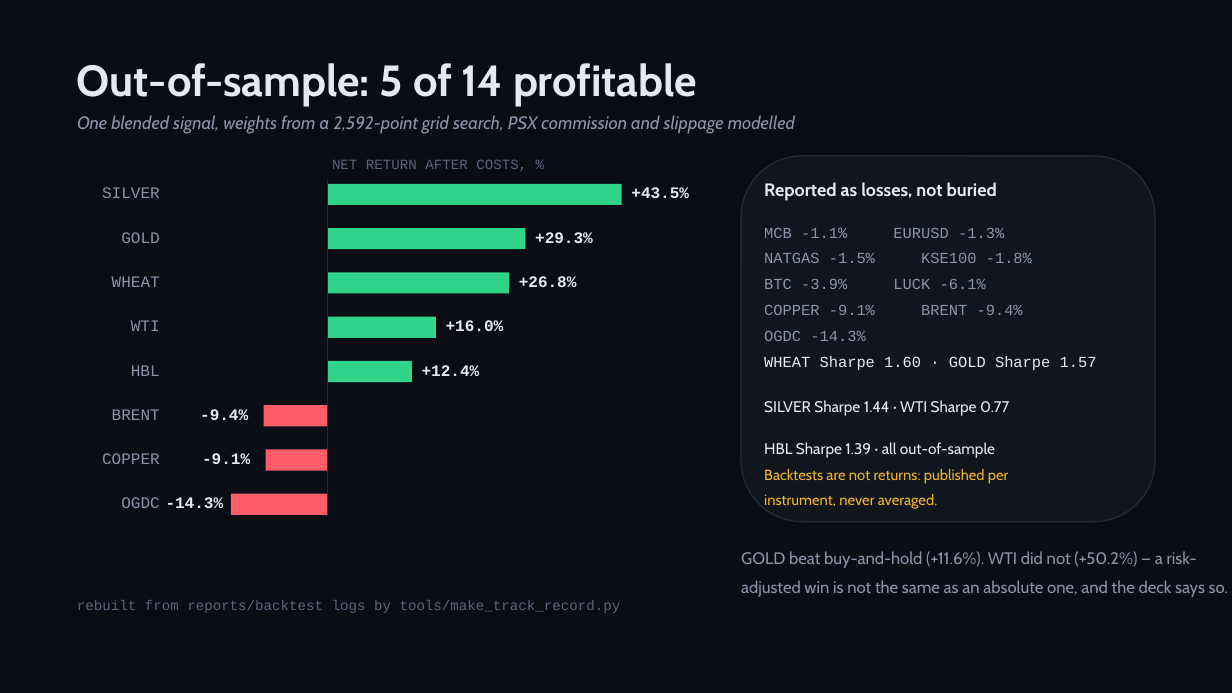
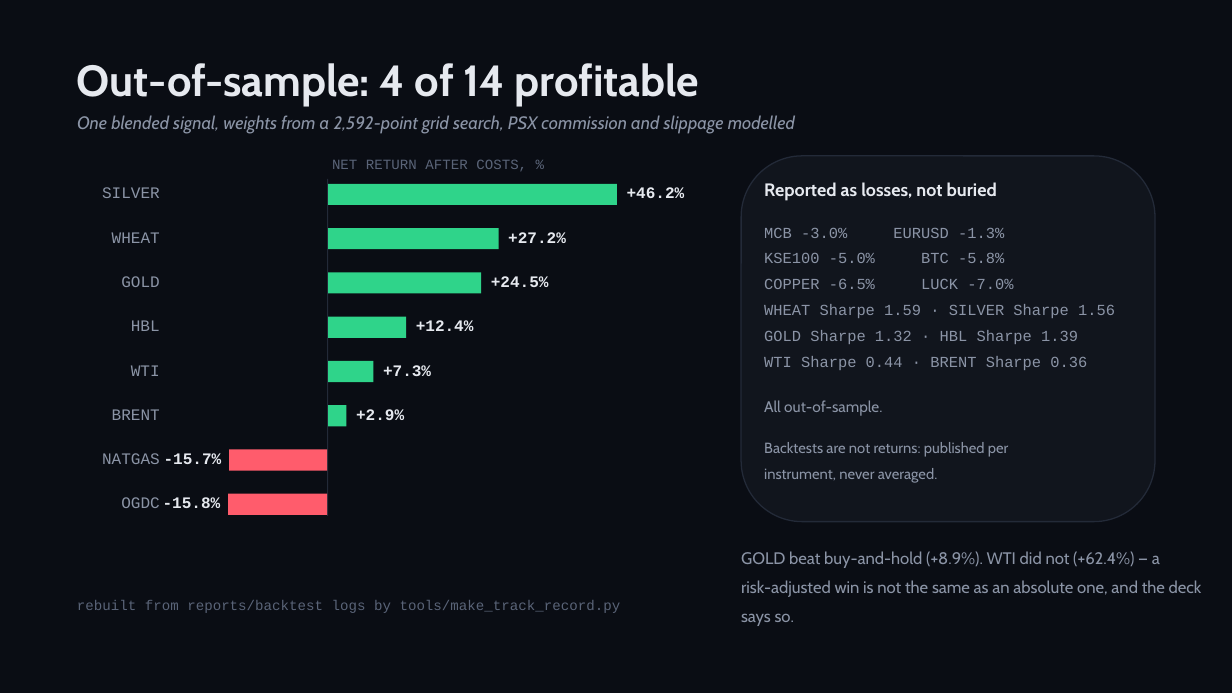
Before and after one commit to zhaider5142009-oss/kairos, a slide deck: slide 4 of docs/investors/KAIROS_Investor_Deck.pptx. Drawn at 1232x693 pixels with LibreOffice and Linux fonts; fonts in the diff are those of the drawing. Boxes give left, top, right and bottom in pixels: in the first picture for what was removed or moved away, otherwise in the second. Text is boxed around its words. In the diff, an @@ line names an element or a change of style, - is before the commit and + after.

```diff
--- a/docs/investors/KAIROS_Investor_Deck.pptx
+++ b/docs/investors/KAIROS_Investor_Deck.pptx
@@ text at [77, 63, 699, 106]: text changed @@
-Out-of-sample: 5 of 14 profitable
+Out-of-sample: 4 of 14 profitable
@@ rectangle: place and size @@
-rectangle at [328, 184, 622, 205]
+rectangle at [328, 184, 616, 205]
@@ text at [627, 187, 685, 198]: text changed @@
-+43.5%
++46.2%
@@ text "WHEAT": place and size @@
-text "WHEAT" at [112, 276, 160, 287]
+text "WHEAT" at [112, 232, 160, 243]
@@ rectangle: place and size @@
-rectangle at [328, 228, 526, 250]
+rectangle at [328, 228, 498, 250]
@@ text at [508, 232, 566, 243]: text changed @@
-+29.3%
++27.2%
@@ text at [764, 228, 1115, 416]: text changed; text colour #E6E9EF to #8B94A6 @@
-MCB -1.1% EURUSD -1.3%
-NATGAS -1.5% KSE100 -1.8%
-BTC -3.9% LUCK -6.1%
-COPPER -9.1% BRENT -9.4%
-OGDC -14.3%
-WHEAT Sharpe 1.60 · GOLD Sharpe 1.57
-SILVER Sharpe 1.44 · WTI Sharpe 0.77
-HBL Sharpe 1.39 · all out-of-sample
+MCB -3.0% EURUSD -1.3%
+KSE100 -5.0% BTC -5.8%
+COPPER -6.5% LUCK -7.0%
+WHEAT Sharpe 1.59 · SILVER Sharpe 1.56
+GOLD Sharpe 1.32 · HBL Sharpe 1.39
+WTI Sharpe 0.44 · BRENT Sharpe 0.36
+All out-of-sample.
@@ text "GOLD": place and size @@
-text "GOLD" at [121, 232, 159, 243]
+text "GOLD" at [121, 276, 159, 287]
@@ rectangle: place and size @@
-rectangle at [328, 273, 509, 294]
+rectangle at [328, 273, 482, 294]
@@ text at [491, 276, 549, 287]: text changed @@
-+26.8%
++24.5%
@@ text "HBL": place and size @@
-text "HBL" at [131, 365, 160, 376]
+text "HBL" at [131, 320, 160, 331]
@@ rectangle: place and size @@
-rectangle at [328, 317, 436, 338]
+rectangle at [328, 317, 406, 338]
@@ text "+12.4%": place and size @@
-text "+12.4%" at [422, 365, 480, 376]
+text "+12.4%" at [416, 320, 474, 331]
@@ text removed at [446, 320, 504, 331] @@
-+16.0%
@@ text "WTI": place and size @@
-text "WTI" at [131, 320, 160, 331]
+text "WTI" at [131, 365, 160, 376]
@@ rectangle: place and size @@
-rectangle at [328, 361, 412, 383]
+rectangle at [328, 361, 373, 383]
@@ text added at [383, 365, 431, 376], 12.5 pt, text #E6E9EF, bold @@
++7.3%
@@ rectangle: place and size @@
-rectangle at [263, 406, 327, 427]
+rectangle at [328, 406, 347, 427]
@@ rectangle at [328, 406, 347, 427]: fill #FF5C6C to #2FD48A @@
@@ text at [356, 409, 404, 420]: text changed @@
--9.4%
++2.9%
@@ rectangle: place and size @@
-rectangle at [266, 449, 328, 470]
+rectangle at [229, 449, 327, 470]
@@ text at [764, 442, 1009, 483]: text colour #F0B429 to #8B94A6 in "Backtests are not returns: published per", "instrument, never averaged." @@
@@ text at [102, 453, 160, 464]: text changed @@
-COPPER
+NATGAS
@@ text at [164, 453, 222, 464]: text changed @@
--9.1%
+-15.7%
@@ text at [163, 497, 221, 508]: text changed @@
--14.3%
+-15.8%
@@ text at [741, 551, 1202, 626]: text changed @@
-GOLD beat buy-and-hold (+11.6%). WTI did not (+50.2%) — a risk-adjusted win is not the same as an absolute one, and the deck says so.
+GOLD beat buy-and-hold (+8.9%). WTI did not (+62.4%) — a
+risk-adjusted win is not the same as an absolute one, and the deck
+says so.
```
Also in this commit, not shown: 5 other slides changed, 11 other files.
